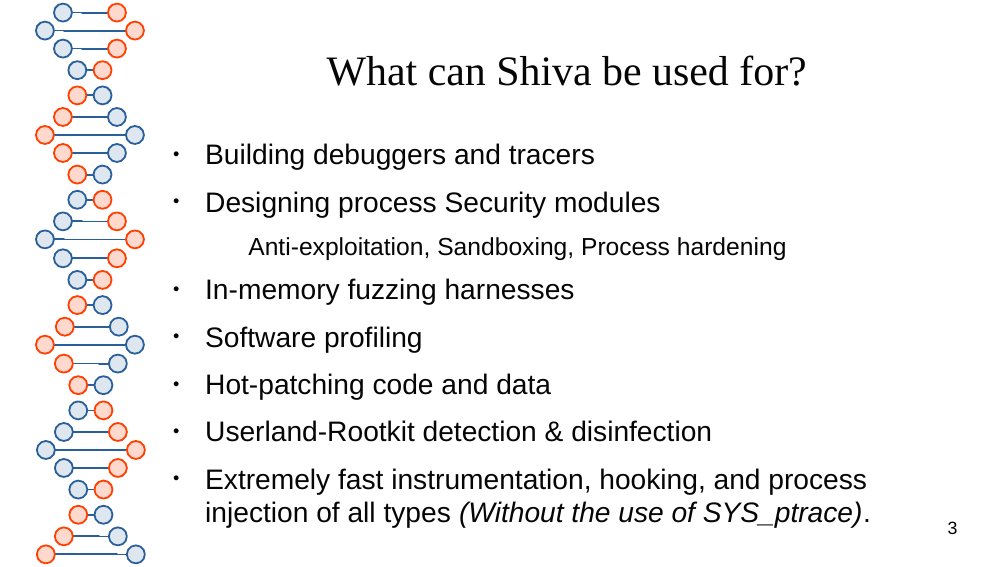
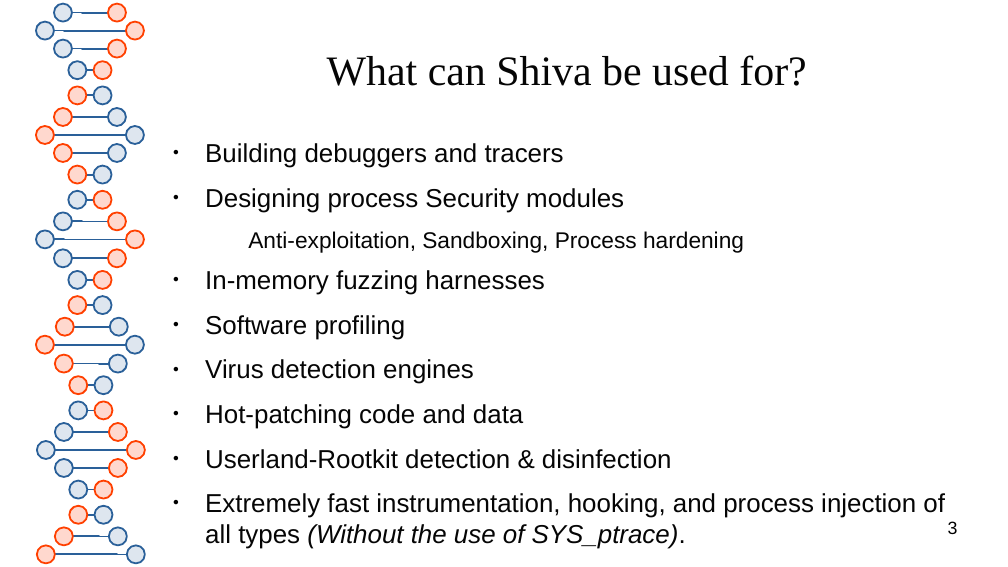
Before and after one commit to advanced-microcode-patching/shiva, a slide deck: slide 3 of presentation/shiva_runtime.odp. Drawn at 1008x567 pixels with LibreOffice and Linux fonts; fonts in the diff are those of the drawing. Boxes give left, top, right and bottom in pixels: in the first picture for what was removed or moved away, otherwise in the second. Text is boxed around its words. In the diff, an @@ line names an element or a change of style, - is before the commit and + after.

Commit message:
updated presentation

```diff
--- a/presentation/shiva_runtime.odp
+++ b/presentation/shiva_runtime.odp
@@ text at [205, 143, 945, 549]: size 22.2 to 20.4 pt in "Building debuggers and tracers", "Designing process Security modules", "In-memory fuzzing harnesses", "Software profiling" and 3 more places; size 19.4 to 17.9 pt in "Anti-exploitation, Sandboxing, Process hardening" @@
@@ text at [205, 359, 474, 384]: paragraph added @@
+● Virus detection engines
```
Also in this commit, not shown: 3 slides added, 1 other file.
